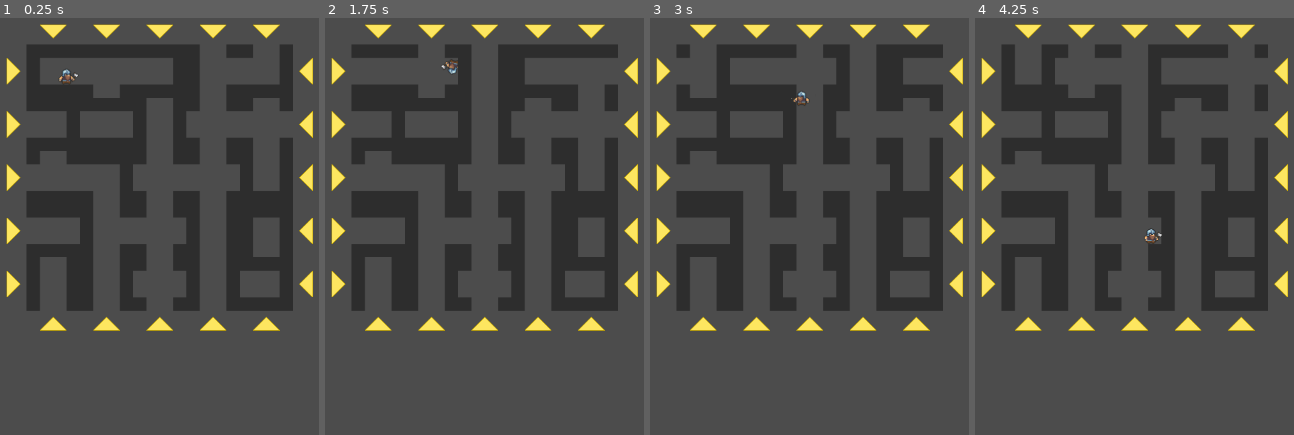
Above: before the commit, frames 1-4 (left to right).
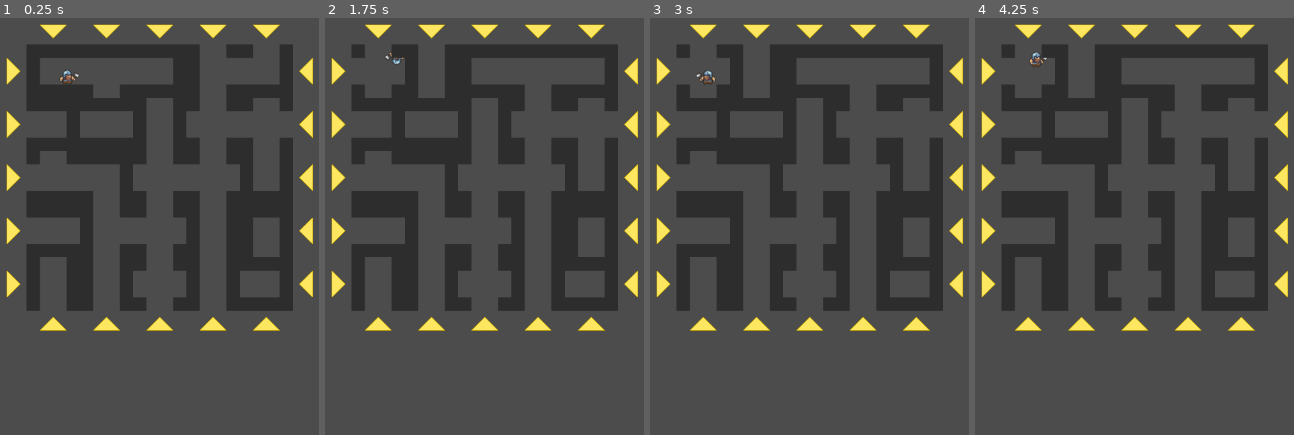
Above: after the commit, the same moments.

Repository: DorianSnowball/amazeing-mine
Game: Godot game, scene res://MainUI.tscn
The game is run twice, just before and just after one commit, with the same random seed, the same clock (stepped at 60 frames per second) and the same inputs.
Inputs (mouse positions are in pixels of both pictures, inside the frame that each line leads up to):
- Up to frame 1 (0.25 s): no input
- Up to frame 2 (1.75 s): click (337, 72) at 0.52 s; tap Enter at 1.25 s; hold D (move_right) from 1.28 s (still down); tap Space (jump) at 1.52 s
- Up to frame 3 (3 s): tap Space (jump) at 2.27 s; release D (move_right) at 2.78 s; hold A (move_left) from 2.78 s (still down)
- Up to frame 4 (4.25 s): tap Space (jump) at 3.5, 3.77 s; release A (move_left) at 3.53 s; hold D (move_right) from 3.53 s (still down)

The runs differ from the first frame. In frame 1, less than 0.1% of the frame differs, in the area x 18-25%, y 12-16%; in frame 2, 2.8%; in frame 3, 3.4%; in frame 4, 3.5%, in the area x 8-92%, y 6-55%.

Commit message:
added vertical scrolling

Diff:
--- a/game/Dwarf.gd
+++ b/game/Dwarf.gd
@@ -58,6 +58,15 @@
     # gravity
     velocity.y += gravity * delta
 
+    checkScroll()
+
+func checkScroll():
+    if getRow(position.y) > 1:
+        get_parent().scroll()
+
+func getRow(y):
+    return int(y-get_parent().tile_basesize) / (get_parent().tile_basesize * get_parent().tile_scaling)
+
 #    if previous_frame_floor != is_on_floor() and vel_y == 13:                   #will only trigger once
 #        print(is_on_floor())
 #        print(previous_frame_floor)
--- a/game/Dwarf.tscn
+++ b/game/Dwarf.tscn
@@ -121,10 +121,11 @@
 [node name="AnimatedSprite" type="AnimatedSprite" parent="."]
 position = Vector2( 0.707108, -9.36916 )
 scale = Vector2( 2, 2 )
-frames = SubResource( 25 )
+frames = SubResource( 18 )
 animation = "idle"
+frame = 1
 playing = true
 
 [node name="CollisionShape2D" type="CollisionShape2D" parent="."]
 position = Vector2( 0, 0.354 )
-shape = SubResource( 26 )
+shape = SubResource( 19 )
--- a/game/Gamefield.gd
+++ b/game/Gamefield.gd
@@ -37,13 +37,6 @@
     drawArrows()
     drawField()
     spawnDwarf()
-    #insertCol(true,2,1)
-    #yield(get_tree().create_timer(2.0),"timeout")
-    #drawField()
-    #insertCol(false,3,1)
-    #insertCol(true,2,0)
-    #yield(get_tree().create_timer(2.0),"timeout")
-    #drawField()
 
 func insertRow(left, rowIdx, tile):
     var row = field[rowIdx]
@@ -151,23 +144,22 @@
         i+=1
         j=0
 
+var dwarf = null
 func spawnDwarf():
-    var dwarf = load("res://Dwarf.tscn").instance()
+    dwarf = load("res://Dwarf.tscn").instance()
     dwarf.position = Vector2(32+(tile_basesize*tile_scaling), 32+(tile_basesize*tile_scaling))
-    print(getCord(dwarf.position.x, dwarf.position.y))
     $".".add_child(dwarf)
 
-func getRow(y):
-    return int(y-tile_basesize) / (tile_basesize * tile_scaling)
-
-func getCol(x):
-    return int(x-tile_basesize) / (tile_basesize * tile_scaling)
-
-func getCord(x,y):
-    return Vector2(getCol(x), getRow(y))
+#func getRow(y):
+#    return int(y-tile_basesize) / (tile_basesize * tile_scaling)
+#
+#func getCol(x):
+#    return int(x-tile_basesize) / (tile_basesize * tile_scaling)
+#
+#func getCord(x,y):
+#    return Vector2(getCol(x), getRow(y))
 
 func arrow_pressed(pos):
-    print(pos)
     if pos.x == 0: # left row button pressed
         insertRow(true, pos.y-1, getRandomTile())
     if pos.x == fieldsize_width+1: # right row button pressed
@@ -177,6 +169,22 @@
     if pos.y == fieldsize_height + 1: # bot row button pressed
         insertCol(false, pos.x-1, getRandomTile())
 
+func scroll():
+    # remove first row
+    # add new last row
+
+    var row = []
+    for i in range(fieldsize_width):
+        row.append(getRandomTile())
+
+    var old = field.pop_front()
+    for tile in old:
+        $".".remove_child(tile)
+
+    field.push_back(row)
+    dwarf.position.y -= tile_basesize*tile_scaling
+    drawField()
+
 
 
 # Called every frame. 'delta' is the elapsed time since the previous frame.
--- a/game/project.godot
+++ b/game/project.godot
@@ -26,6 +26,13 @@
 
 [input]
 
+ui_accept={
+"deadzone": 0.5,
+"events": [ Object(InputEventKey,"resource_local_to_scene":false,"resource_name":"","device":0,"alt":false,"shift":false,"control":false,"meta":false,"command":false,"pressed":false,"scancode":16777221,"unicode":0,"echo":false,"script":null)
+, Object(InputEventKey,"resource_local_to_scene":false,"resource_name":"","device":0,"alt":false,"shift":false,"control":false,"meta":false,"command":false,"pressed":false,"scancode":16777222,"unicode":0,"echo":false,"script":null)
+, Object(InputEventJoypadButton,"resource_local_to_scene":false,"resource_name":"","device":0,"button_index":0,"pressure":0.0,"pressed":false,"script":null)
+ ]
+}
 move_left={
 "deadzone": 0.5,
 "events": [ Object(InputEventKey,"resource_local_to_scene":false,"resource_name":"","device":0,"alt":false,"shift":false,"control":false,"meta":false,"command":false,"pressed":false,"scancode":65,"unicode":0,"echo":false,"script":null)
Not shown: 1 places in game/Dwarf.tscn that only renumber resources
